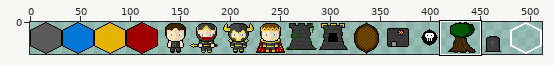
Two states of a sprite sheet, core/assets/Sprites/spritesheet.png. The picture above shows the old version from afar; the outline marks the close-up.
Close-up. Old version:
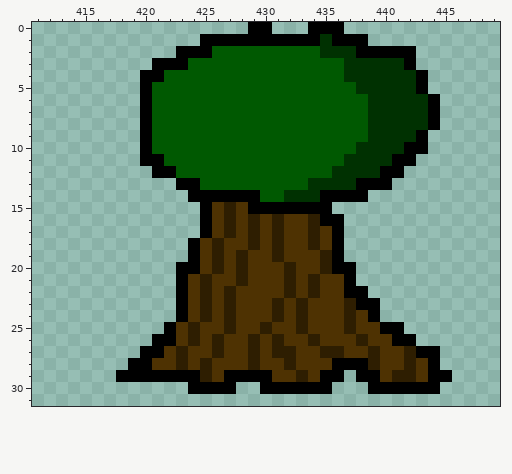
The file is 512x32 pixels. Colours within 5 levels of each other are drawn and written as one. Shown: x 411..449, y 0..31.
New version:
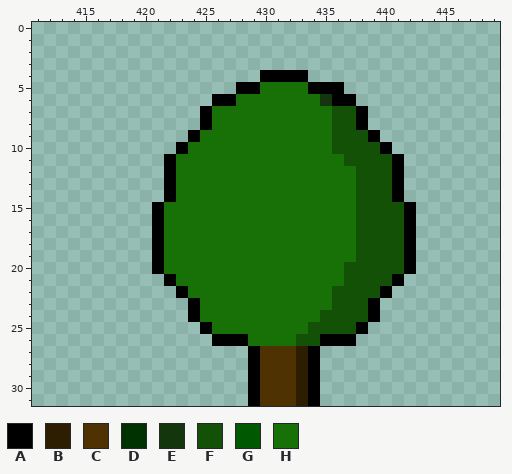
Palette (. is transparent): A #000000  B #2e1e01  C #4e3202  D #003101  E #13360d  F #125106  G #005901  H #177106
The exact change:
{"y":0,"x":429,"old":"AA","new":".."}
{"y":0,"x":434,"old":"AAA","new":"..."}
{"y":1,"x":425,"old":"AAAAAAAAAADAAA","new":".............."}
{"y":2,"x":423,"old":"AAAGGGGGGGGGDDDAAAAA","new":"...................."}
{"y":3,"x":421,"old":"AAAGGGGGGGGGGGGGDDDDDA","new":"......................"}
{"y":4,"x":420,"old":"AAGGGGGGGGGGGGGGGDDDDDDA","new":"..........AAAA.........."}
{"y":5,"x":420,"old":"AGGGGGGGGGGGGGGGGGDDDDDA","new":"........AAHHHHAAA......."}
{"y":6,"x":420,"old":"AGGGGGGGGGGGGGGGGGGDDDDDA","new":"......AAHHHHHHHEAA......."}
{"y":7,"x":420,"old":"AGGGGGGGGGGGGGGGGGGDDDDDA","new":".....AHHHHHHHHHHFFA......"}
{"y":8,"x":420,"old":"AGGGGGGGGGGGGGGGGGGDDDDDA","new":".....AHHHHHHHHHHFFA......"}
{"y":9,"x":420,"old":"AGGGGGGGGGGGGGGGGGGDDDDA","new":"....AHHHHHHHHHHHFFFA...."}
{"y":10,"x":420,"old":"AGGGGGGGGGGGGGGGGGDDDDAA","new":"...AHHHHHHHHHHHHFFFFA..."}
{"y":11,"x":420,"old":"AAGGGGGGGGGGGGGGGDDDD","new":"..AHHHHHHHHHHHHHHFFFF"}
{"y":11,"x":442,"old":"A","new":"."}
{"y":12,"x":421,"old":"A","new":"."}
{"y":12,"x":423,"old":"GGGGGGGGGGGGGDDDDA","new":"HHHHHHHHHHHHHHHFFF"}
{"y":13,"x":422,"old":".AAGGGGGGGGGDDDDAAA.","new":"AHHHHHHHHHHHHHHHFFFA"}
{"y":14,"x":422,"old":"..AAAAAAGGDDDAAAA...","new":"AHHHHHHHHHHHHHHHFFFA"}
{"y":15,"x":421,"old":"....ACBCAAAAAAA.......","new":"AHHHHHHHHHHHHHHHHFFFFA"}
{"y":16,"x":421,"old":"....ACBCBCBCCBAA......","new":"AHHHHHHHHHHHHHHHHFFFFA"}
{"y":17,"x":421,"old":"....ACBCBCBCCBCA......","new":"AHHHHHHHHHHHHHHHHFFFFA"}
{"y":18,"x":421,"old":"...ACBCCBCBCCBCA......","new":"AHHHHHHHHHHHHHHHHFFFFA"}
{"y":19,"x":421,"old":"...ACBCBCCBCCCBA......","new":"AHHHHHHHHHHHHHHHHFFFFA"}
{"y":20,"x":421,"old":"..AACBCBCCCBCCBAA.....","new":"AHHHHHHHHHHHHHHHFFFFFA"}
{"y":21,"x":422,"old":".ACBCCBCCCBCBCCA....","new":"AHHHHHHHHHHHHHHFFFFA"}
{"y":22,"x":424,"old":"CBCBCCCCBCBCCAA..","new":"HHHHHHHHHHHHFFFFA"}
{"y":23,"x":423,"old":"ACBCBCCCBCBCCCBA","new":".AHHHHHHHHHHHFFF"}
{"y":24,"x":423,"old":"ACBCBCCCBCBCCCBC","new":".AHHHHHHHHHHFFFF"}
{"y":25,"x":422,"old":"ACBCCBCCBCCBCCCBCCAA","new":"...AHHHHHHHHFFFFA..."}
{"y":26,"x":421,"old":"AACBCBCCBCBCCBCCCBCCAA","new":".....AAAHHHHFFAAA....."}
{"y":27,"x":420,"old":"AACBCCBCCB","new":".........A"}
{"y":27,"x":431,"old":"BBCCBBCCBCCBAA","new":"CCBA.........."}
{"y":28,"x":419,"old":"AACCBCBCCCB","new":"..........A"}
{"y":28,"x":432,"old":"BCCCAAABCCBCA","new":"CBA.........."}
{"y":29,"x":418,"old":"AAAAAAABCAA","new":"..........."}
{"y":29,"x":430,"old":"A","new":"C"}
{"y":29,"x":434,"old":"CAA","new":"A.."}
{"y":29,"x":438,"old":"AACBBCAA","new":"........"}
{"y":30,"x":424,"old":"AAAA","new":"...."}
{"y":30,"x":429,"old":".AAAA","new":"ACCCB"}
{"y":30,"x":435,"old":"A","new":"."}
{"y":30,"x":439,"old":"AAAAAA","new":"......"}
{"y":31,"x":429,"old":"......","new":"ACCCBA"}
